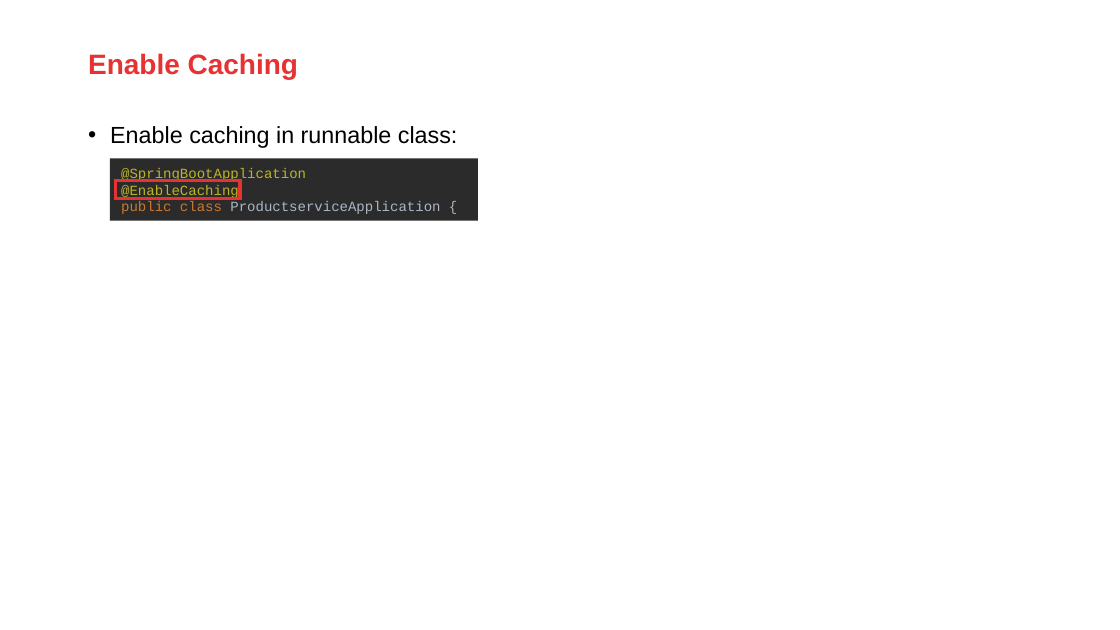
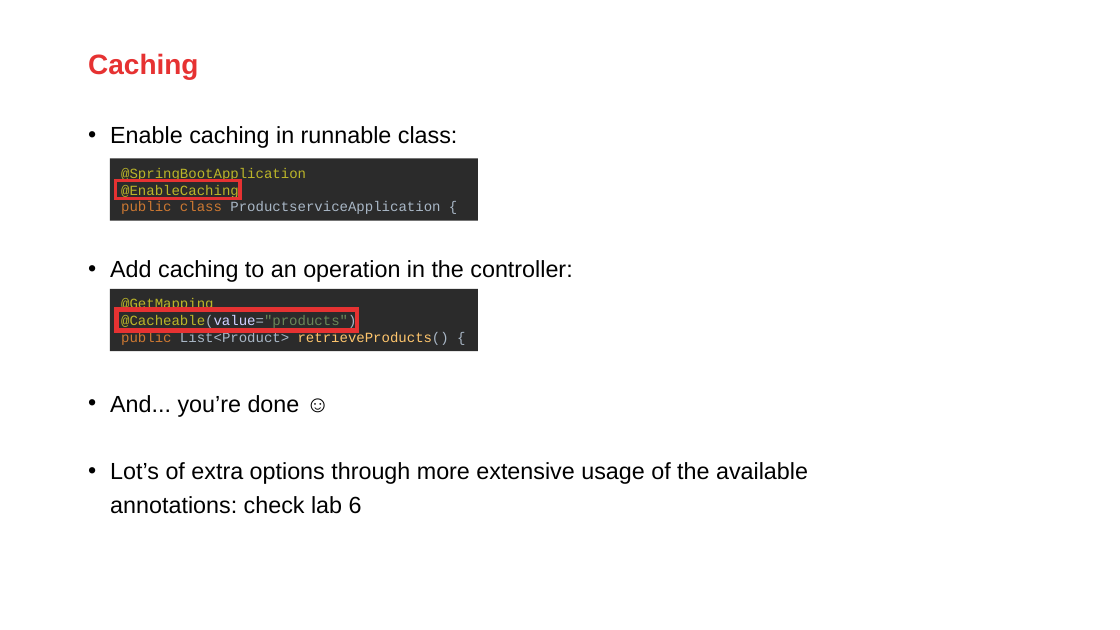
Before and after one commit to AMIS-Services/sig-springboot-1, a slide deck: slide 2 of Caching.pptx. Drawn at 1120x630 pixels with LibreOffice and Linux fonts; fonts in the diff are those of the drawing; background and template pictures are left out. Boxes give left, top, right and bottom in pixels: in the first picture for what was removed or moved away, otherwise in the second. Text is boxed around its words. In the diff, an @@ line names an element or a change of style, - is before the commit and + after.

Commit message:
Powerpoints voor JPA en Caching toegevoegd; minimaal gehouden, labs zijn leidend in het leer-proces

```diff
--- a/Caching.pptx
+++ b/Caching.pptx
@@ title at (88,53,198,79): text changed @@
-Enable Caching
+Caching
@@ text at (110,260,808,514): paragraphs added @@
+• Add caching to an operation in the controller:
+• And... you’re done ☺
+• Lot’s of extra options through more extensive usage of the available annotations: check lab 6
@@ rectangle added at (110,289,478,352), fill #2B2B2B, 9 pt, text #BBB529 @@
+@GetMapping
+@Cacheable(value="products")
+public List<Product> retrieveProducts() {
@@ rectangle added at (116,309,357,330), outline #E63232 3 pt @@
```
Also in this commit, not shown: 7 slides removed, 1 other file.
